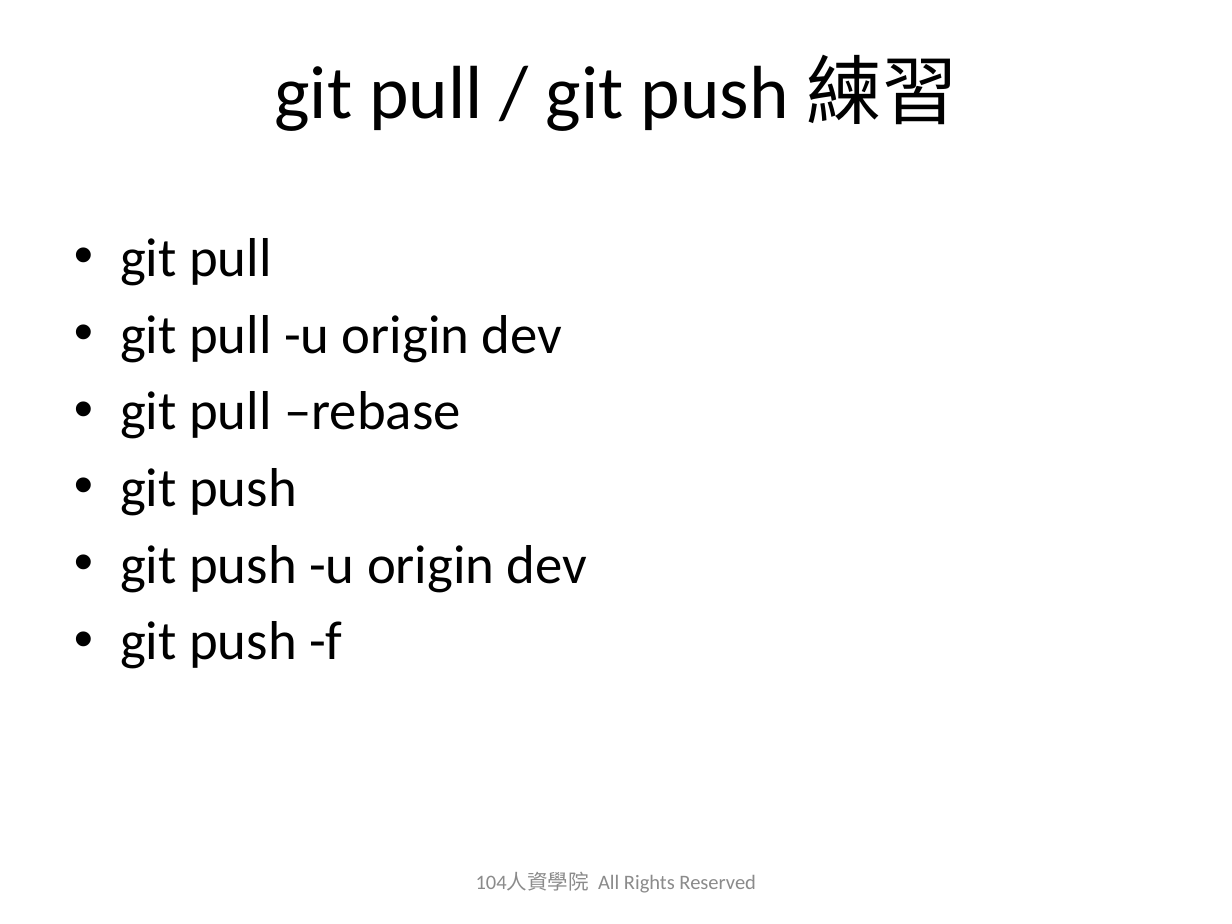
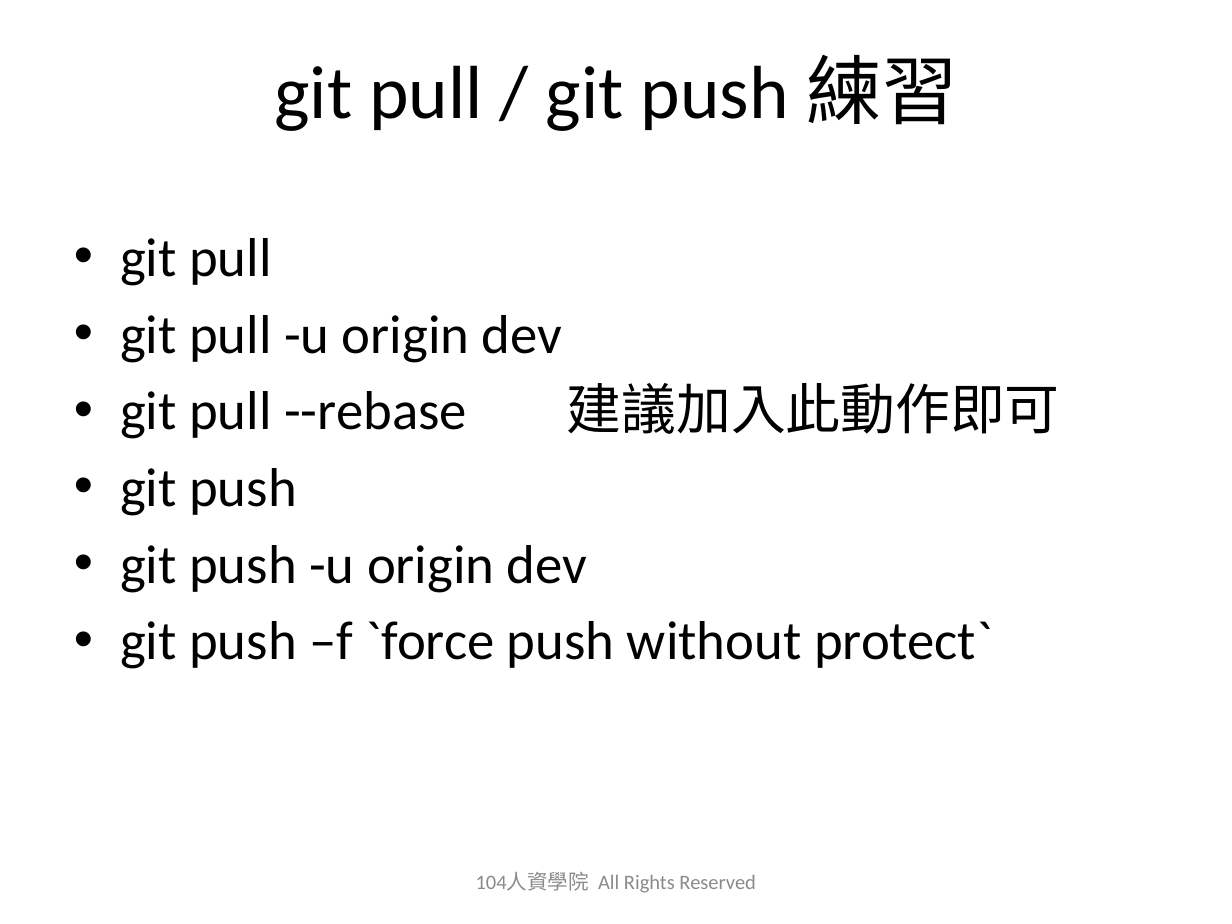
Before and after one commit to austinwang104/playGit, a slide deck: slide 23 of 2019_0627_Git_Share_HA.pptx. Drawn at 1232x924 pixels with LibreOffice and Linux fonts; fonts in the diff are those of the drawing; background and template pictures are left out. Boxes give left, top, right and bottom in pixels: in the first picture for what was removed or moved away, otherwise in the second. Text is boxed around its words. In the diff, an @@ line names an element or a change of style, - is before the commit and + after.

```diff
--- a/2019_0627_Git_Share_HA.pptx
+++ b/2019_0627_Git_Share_HA.pptx
@@ text at bbox=[120, 383, 1060, 439]: text changed @@
-• git pull –rebase
+• git pull --rebase 建議加入此動作即可
@@ text at bbox=[120, 621, 992, 669]: text changed @@
-• git push -f
+• git push –f `force push without protect`
```
Also in this commit, not shown: 5 other slides changed.
